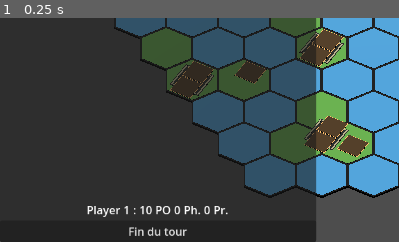
Above: before the commit, frame 1.
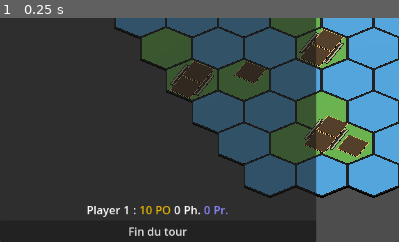
Above: after the commit, the same moment.

Repository: bemug/open-cyclades
Game: Godot game, scene res://game.tscn
Same seed, same stepped clock (60 frames per second), same inputs: the game is played once before the commit and once after it.
Inputs:
- Up to frame 1 (0.25 s): no input
The pictures show only the part of the screen within x 0-50%, y 50-100%; the shares and areas given below are measured in that part.

The runs differ from the first frame. In frame 1, 0.3% of the frame differs, in the area x 35-58%, y 83-88%.

Commit message:
Add UI color

Diff:
--- a/entities/ui/side_panel/side_panel.tscn
+++ b/entities/ui/side_panel/side_panel.tscn
@@ -1,7 +1,13 @@
-[gd_scene load_steps=3 format=3 uid="uid://c7lrttxd3vh16"]
+[gd_scene load_steps=5 format=3 uid="uid://c7lrttxd3vh16"]
 
 [ext_resource type="PackedScene" uid="uid://be5tcn58e8101" path="res://entities/ui/side_panel/god/god.tscn" id="1_h7jmx"]
 [ext_resource type="Script" path="res://entities/ui/side_panel/side_panel.gd" id="1_i30fw"]
+
+[sub_resource type="LabelSettings" id="LabelSettings_kyvn1"]
+font_color = Color(0.884178, 0.693003, 0, 1)
+
+[sub_resource type="LabelSettings" id="LabelSettings_36ecy"]
+font_color = Color(0.543839, 0.526738, 1, 1)
 
 [node name="SidePanel" type="PanelContainer"]
 anchors_preset = 9
@@ -113,12 +119,14 @@
 layout_mode = 2
 size_flags_horizontal = 4
 text = "0"
+label_settings = SubResource("LabelSettings_kyvn1")
 horizontal_alignment = 1
 
 [node name="GoldLabel" type="Label" parent="Commands/HBoxContainer"]
 layout_mode = 2
 size_flags_horizontal = 4
 text = "PO"
+label_settings = SubResource("LabelSettings_kyvn1")
 horizontal_alignment = 1
 
 [node name="PhValue" type="Label" parent="Commands/HBoxContainer"]
@@ -137,12 +145,14 @@
 layout_mode = 2
 size_flags_horizontal = 4
 text = "0"
+label_settings = SubResource("LabelSettings_36ecy")
 horizontal_alignment = 1
 
 [node name="PrLabel" type="Label" parent="Commands/HBoxContainer"]
 layout_mode = 2
 size_flags_horizontal = 4
 text = "Pr."
+label_settings = SubResource("LabelSettings_36ecy")
 horizontal_alignment = 1
 
 [node name="EndTurnButton" type="Button" parent="Commands"]
